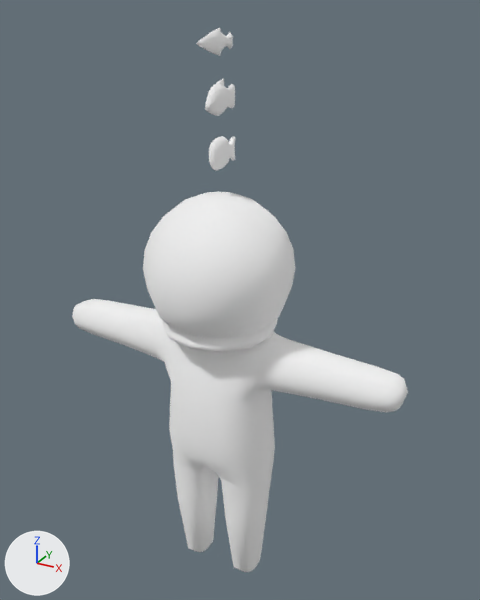
Two versions of the glTF model assets/models/FishBowlHead.glb, one commit apart.
One viewpoint serves both versions: a 50 mm camera at (3.11, -5.24, 6.01) aimed at (0.1, 0.22, 3.28). Lighting does not change. The marker at lower left points along +X, +Y and +Z. Vertices at the same position are counted once.

Objects in the first picture: 'Avatar Outtards', 'Fishbowl', 'Orange Fish', 'Pointy Fish', 'Round Fish'.
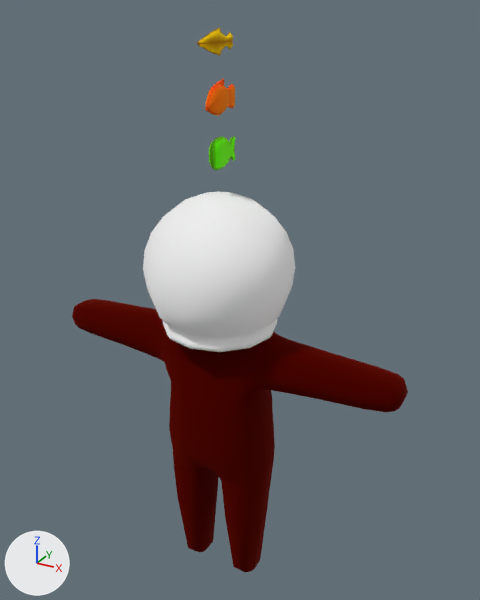
Where the change shows, as pixel boxes (x1, y1, x2, y2) in the pictures (480 x 600 px):
part 1 of me_sphere, recoloured (white to red)
    both: (72, 299, 408, 572)
part 2 of me_cube_005, recoloured (white to orange)
    both: (205, 79, 235, 116)
part 3 of me_cube_006, recoloured (white to yellow)
    both: (196, 28, 233, 56)
part 4 of me_plane_002, recoloured (white to green)
    both: (209, 136, 235, 171)

What changed in the scene script:
```text
Change me_sphere:
    where me_sphere.from_pydata(...)  # 554 vertices, 1100 faces; spans x -1.93..1.93, y -0.47..0.45, z 0.01..4.09
    used by ob_avatar_outtards; location = (0.0, 0.0, 0.0)
    me_sphere part 1: 1100 faces centred in x -1.92..1.92, y -0.45..0.45, z 0.01..4.08 are repainted in the vertex colours; the middle colour goes from white #ffffff to dark red #780e00
Change me_cube_005:
    where me_cube_005.from_pydata(...)  # 123 vertices, 242 faces; spans x -0.063..0.063, y -0.183..0.294, z 5.134..5.439
    used by ob_orange_fish; location = (0.0, 0.0, 0.0)
    me_cube_005 part 2: 242 faces centred in x -0.055..0.055, y -0.179..0.294, z 5.143..5.431 are repainted in the vertex colours; the middle colour goes from white #ffffff to orange #ff8b2c
Change me_cube_006:
    where me_cube_006.from_pydata(...)  # 126 vertices, 248 faces; spans x -0.038..0.038, y -0.328..0.253, z 5.632..5.86
    used by ob_pointy_fish; location = (0.0, 0.0, 0.0)
    me_cube_006 part 3: 248 faces centred in x -0.033..0.033, y -0.306..0.248, z 5.648..5.844 are repainted in the vertex colours; the middle colour goes from white #ffffff to yellow #ffe823
Change me_plane_002:
    where me_plane_002.from_pydata(...)  # 108 vertices, 212 faces; spans x -0.057..0.057, y -0.135..0.302, z 4.65..4.945
    used by ob_round_fish; location = (0.0, 0.0, 0.0)
    me_plane_002 part 4: 212 faces centred in x -0.057..0.057, y -0.124..0.296, z 4.66..4.934 are repainted in the vertex colours; the middle colour goes from white #ffffff to green #8dff2b
```
